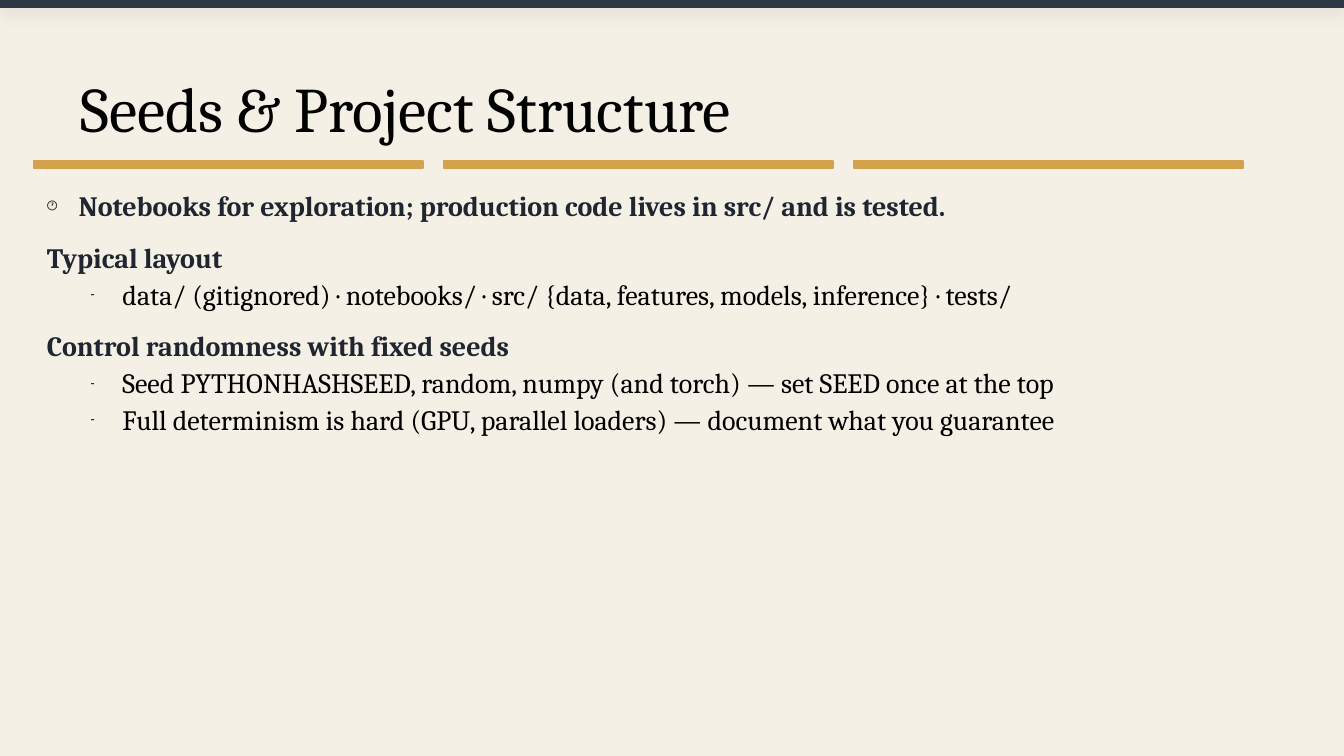
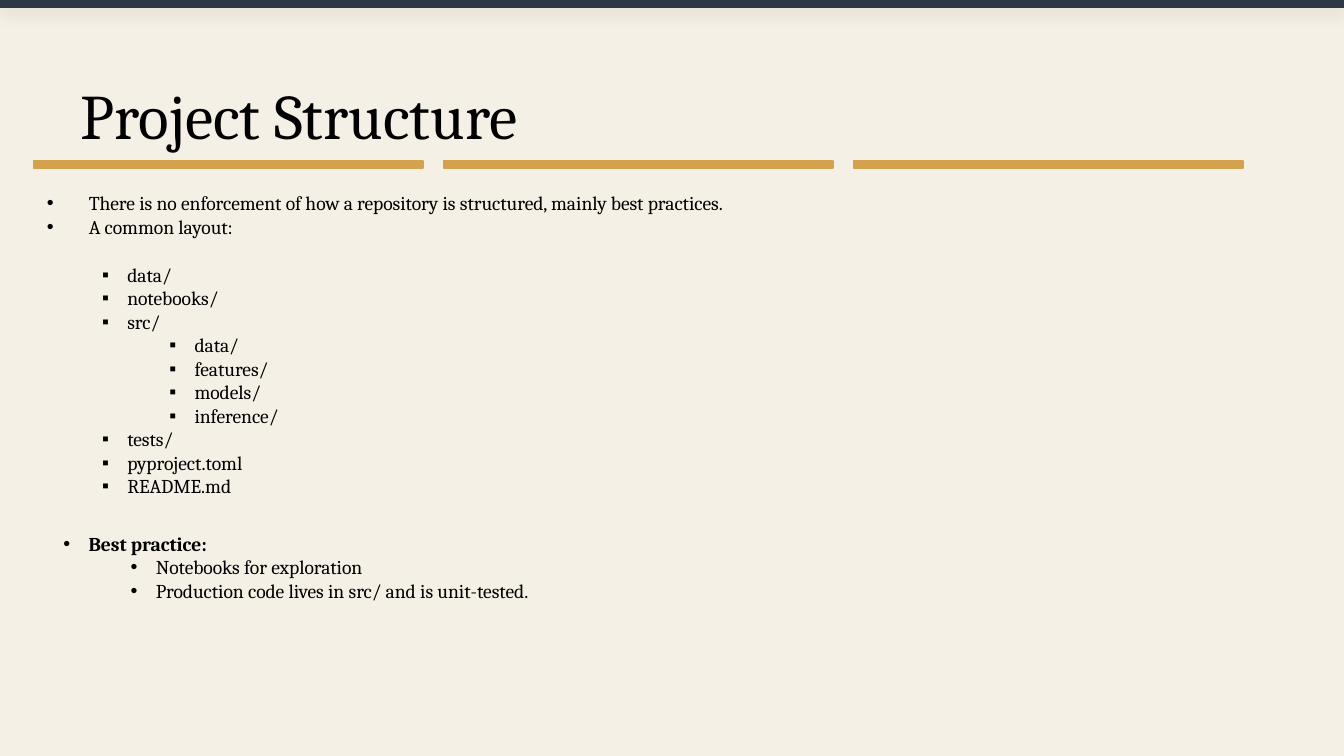
Before and after one commit to davejeon/dsr_ml_ops, a slide deck: slide 17 of day1_slides.pptx (slide 14 before the commit). Drawn at 1344x756 pixels with LibreOffice and Linux fonts; fonts in the diff are those of the drawing. Boxes give left, top, right and bottom in pixels: in the first picture for what was removed or moved away, otherwise in the second. Text is boxed around its words. In the diff, an @@ line names an element or a change of style, - is before the commit and + after.

Commit message:
Completed day 1 slides

```diff
--- a/day1_slides.pptx
+++ b/day1_slides.pptx
@@ title at [81,96,517,153]: text changed @@
-Seeds & Project Structure
+Project Structure
@@ text removed at [47,196,1054,436] @@
-🕐 Notebooks for exploration; production code lives in src/ and is tested.
-Typical layout
-– data/ (gitignored) · notebooks/ · src/ {data, features, models, inference} · tests/
-Control randomness with fixed seeds
-– Seed PYTHONHASHSEED, random, numpy (and torch) — set SEED once at the top
-– Full determinism is hard (GPU, parallel loaders) — document what you guarantee
@@ text added at [89,196,723,239], 10.5 pt, text #000000 @@
+• There is no enforcement of how a repository is structured, mainly best practices.
+• A common layout:
@@ text added at [127,268,279,493], 10.5 pt, text #000000 @@
+▪ data/
+▪ notebooks/
+▪ src/
+  ▪ data/
+  ▪ features/
+  ▪ models/
+  ▪ inference/
+▪ tests/
+▪ pyproject.toml
+▪ README.md
@@ text added at [89,537,528,601], 10.5 pt, text #000000 @@
+• Best practice:
+  • Notebooks for exploration
+  • Production code lives in src/ and is unit-tested.
```
Also in this commit, not shown: 10 other slides changed, 19 slides added, 3 slides removed, 3 other files.
